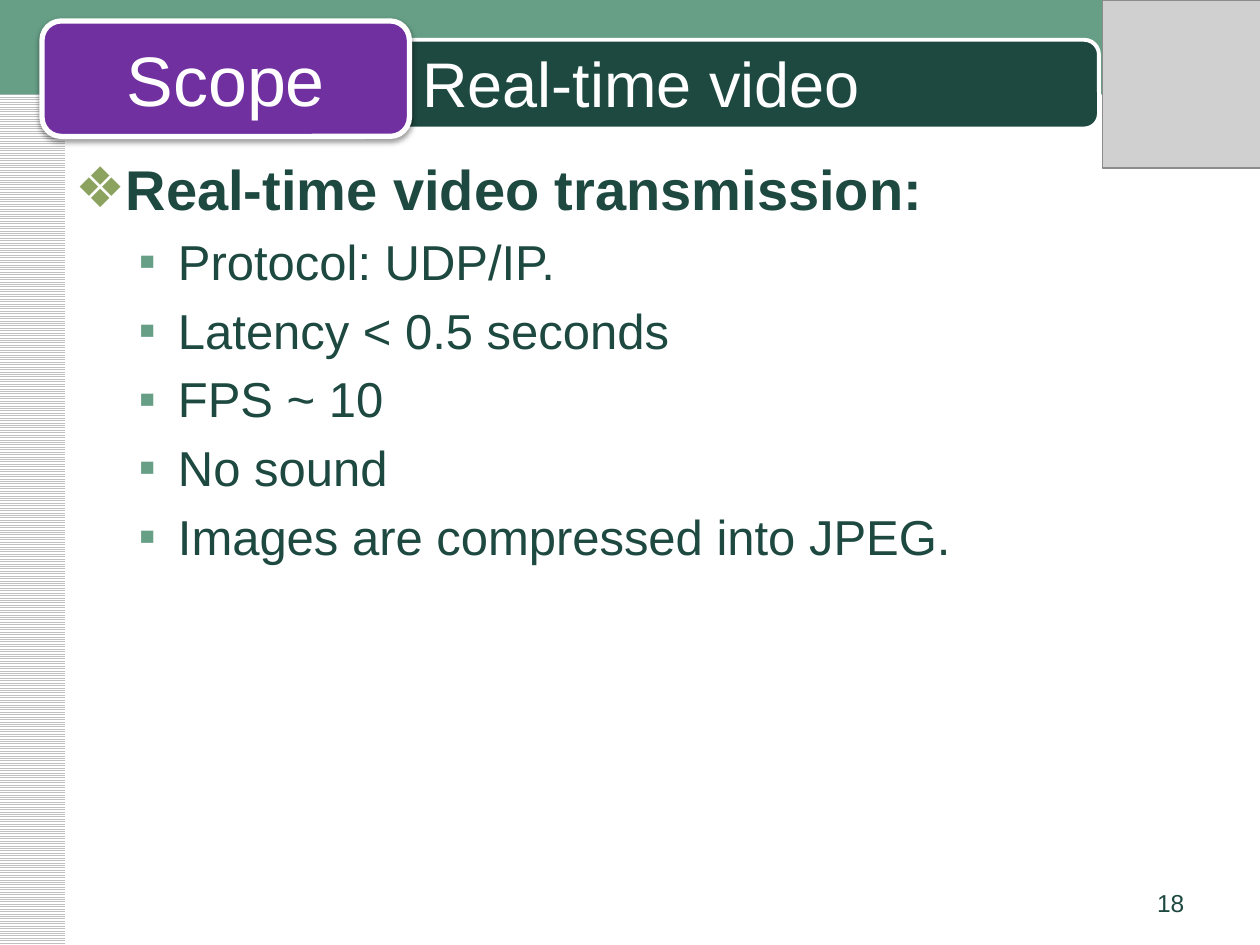
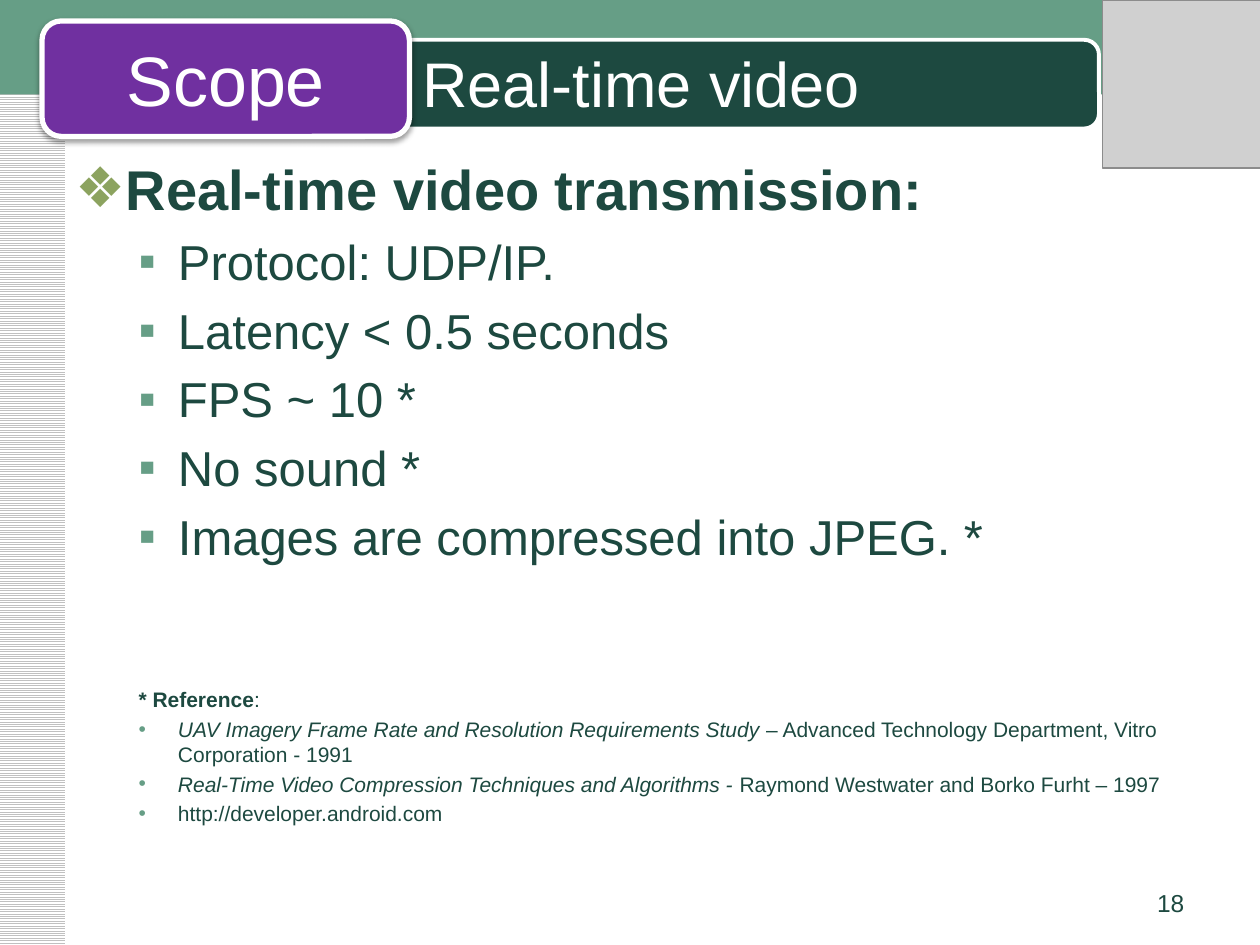
Before and after one commit to phong1990/fufo-innovation, a slide deck: slide 18 of Document/03.Requirement/FUFO_Scope_pptx.pptx. Drawn at 1260x945 pixels with LibreOffice and Linux fonts; fonts in the diff are those of the drawing; grey boxes stand for pictures. Boxes give left, top, right and bottom in pixels: in the first picture for what was removed or moved away, otherwise in the second. Text is boxed around its words. In the diff, an @@ line names an element or a change of style, - is before the commit and + after.

```diff
--- a/Document/03.Requirement/FUFO_Scope_pptx.pptx
+++ b/Document/03.Requirement/FUFO_Scope_pptx.pptx
@@ text at (153,382,1160,825): text changed; size 28 to 12 pt @@
-  ▪ FPS ~ 10
-  ▪ No sound
-  ▪ Images are compressed into JPEG.
+  ▪ FPS ~ 10 *
+  ▪ No sound *
+  ▪ Images are compressed into JPEG. *
+  * Reference:
+  • UAV Imagery Frame Rate and Resolution Requirements Study – Advanced Technology Department, Vitro Corporation - 1991
+  • Real-Time Video Compression Techniques and Algorithms - Raymond Westwater and Borko Furht – 1997
+  • http://developer.android.com
```
Also in this commit, not shown: 8 other slides changed, 1 other file.
